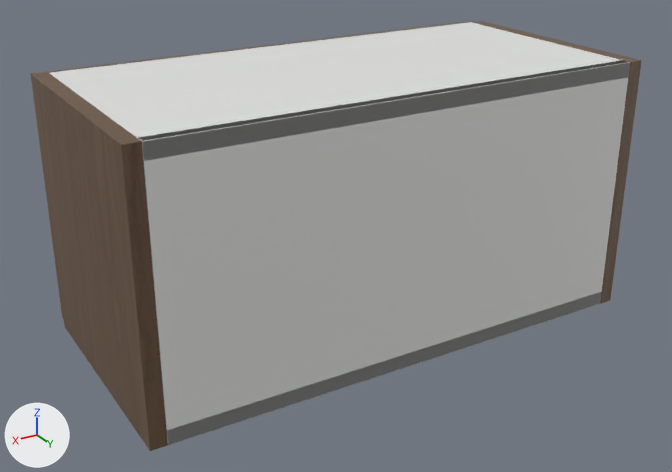
The glTF model storefront/public/cabinet-inventory/models/oppein-pb-mso-w2412.glb, before and after one commit.
Both versions are drawn from a camera (50 mm lens) standing at (0.836, 0.721, 0.538) and looking at (0.32, -0.139, 0.108). The axes (+X, +Y, +Z) are drawn at lower left. The lights are the same throughout. The first picture is the older version. Where no turn or scale is listed for an object, it has been applied to the vertices.

The scene before the commit, as lines of its bpy script (objects in view):
```python
me_cube = bpy.data.meshes.new('Cube')
me_cube.from_pydata(...)  # 56 vertices, 108 faces; spans x -0.009..0.009, y -0.142..0.142, z -0.152..0.152
me_cube.materials.append(mat_supplier_finish___smoked_oak)
me_cube_001 = bpy.data.meshes.new('Cube.001')
me_cube_001.from_pydata(...)  # 56 vertices, 108 faces; spans x -0.009..0.009, y -0.142..0.142, z -0.152..0.152
me_cube_001.materials.append(mat_supplier_finish___smoked_oak)
me_cube_006 = bpy.data.meshes.new('Cube.006')
me_cube_006.from_pydata(...)  # 56 vertices, 108 faces; spans x -0.15..0.15, y -0.01..0.01, z -0.149..0.149
me_cube_006.materials.append(mat_supplier_finish___smoked_oak)
ob_cabinet_side = bpy.data.objects.new('Cabinet side', me_cube)
ob_cabinet_side.location = (0.009, -0.142, 0.152)
ob_cabinet_side_001 = bpy.data.objects.new('Cabinet side.001', me_cube_001)
ob_cabinet_side_001.location = (0.601, -0.142, 0.152)
ob_door_001 = bpy.data.objects.new('Door.001', me_cube_006)
ob_door_001.location = (0.456, -0.295, 0.152)
# also in view: 'Cabinet back' at (0.305, -0.006, 0.152); 'Cabinet top' at (0.305, -0.142, 0.296); 'Cabinet bottom' at (0.305, -0.142, 0.009)
```
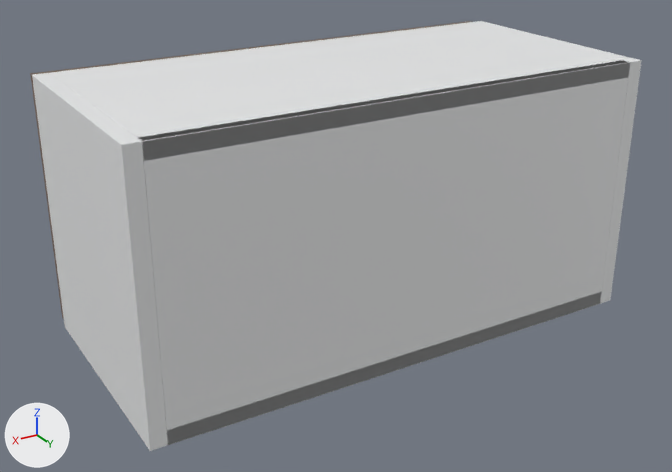
The edits, one by one:
Material 'White cabinet carcass' (mat_white_cabinet_carcass) is new.
Its base color is (0.82, 0.83, 0.835) (white #eaebec).
Its roughness is 0.48.
me_cube has 56 vertices, 108 faces and spans x -0.009..0.009, y -0.142..0.142, z -0.152..0.152.
me_cube no longer uses material mat_supplier_finish___smoked_oak.
me_cube gains material mat_white_cabinet_carcass (white #eaebec).
me_cube_001 has 56 vertices, 108 faces and spans x -0.009..0.009, y -0.142..0.142, z -0.152..0.152.
me_cube_001 no longer uses material mat_supplier_finish___smoked_oak.
me_cube_001 gains material mat_white_cabinet_carcass (white #eaebec).

Where the change shows, as pixel boxes [x1, y1, x2, y2] in the pictures (672 x 472 px):
'Cabinet side.001', recoloured (lighter)
    both: [32, 73, 168, 451]
'Cabinet side', recoloured
    both: [472, 21, 642, 304]
